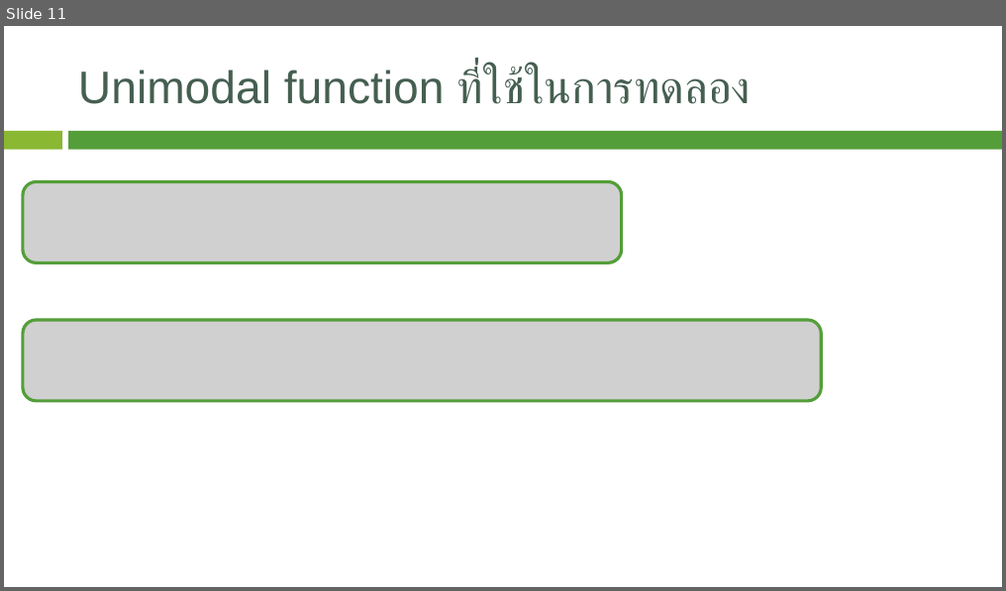
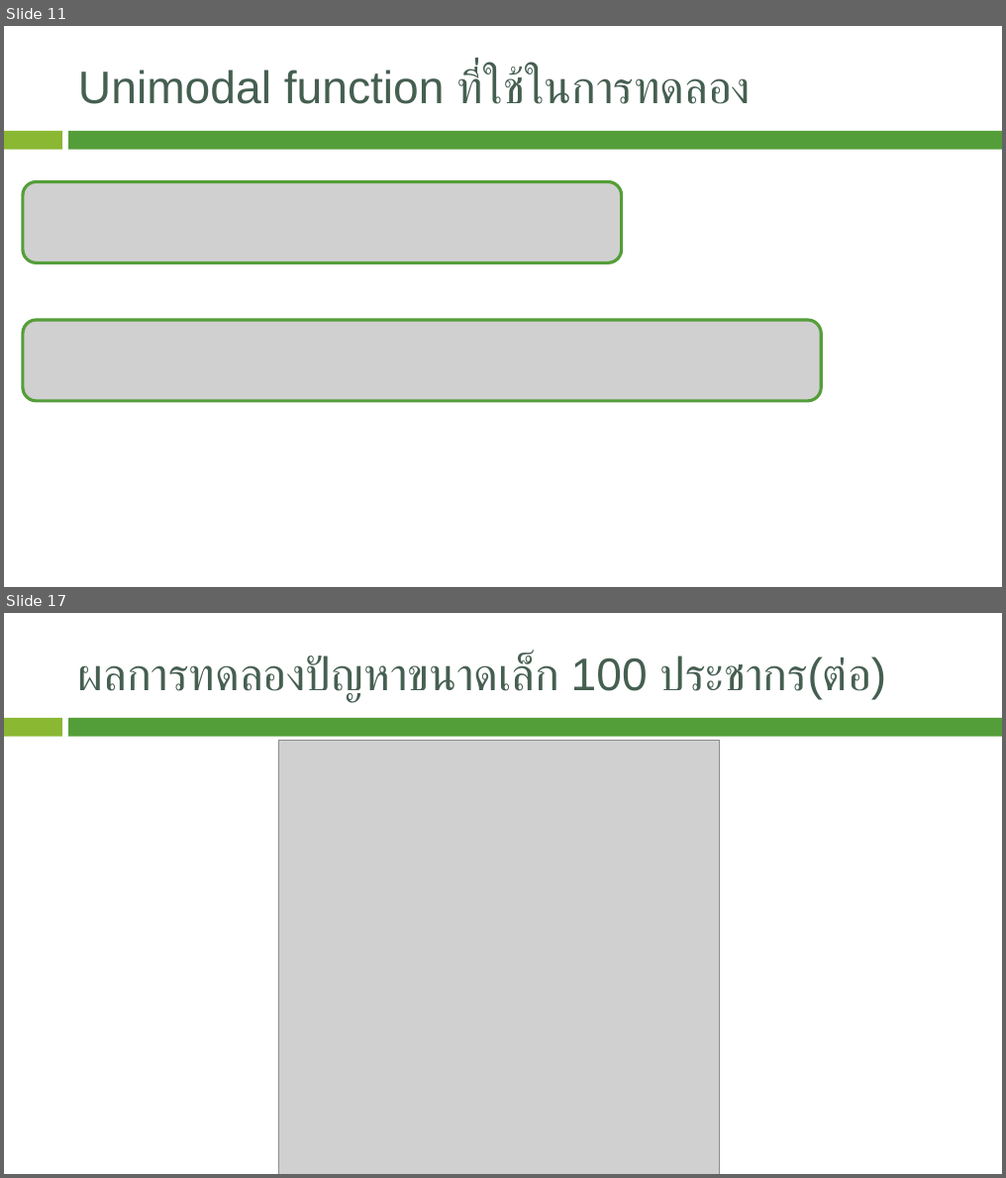
Before and after one commit to JhonSPattan/Algorithm, a slide deck: Adptive_DSIDE.pptx. Shown one above the other, each under a label of ours: slide 11 before the commit, slides 11 and 17 after it; the slides between them are not shown. The pictures are 1006x591 and 1006x1178 pixels, drawn with LibreOffice and Linux fonts; fonts in the diff are those of the drawing; grey boxes stand for pictures; background and template pictures are left out. Boxes give left, top, right and bottom in pixels: in the first picture for what was removed or moved away, otherwise in the second. Text is boxed around its words. In the diff, an @@ line names an element or a change of style, - is before the commit and + after.

```diff
--- a/Adptive_DSIDE.pptx
+++ b/Adptive_DSIDE.pptx
@@ slide 17 added at <box>4,613,1002,1174</box>, background #FFFFFF; not listed: 2 template elements that a slide beside it also shows @@
@@ title added at <box>78,655,887,703</box>, 44 pt, text #455F51 @@
+ผลการทดลองปัญหาขนาดเล็ก 100 ประชากร(ต่อ)
@@ picture added at <box>279,741,720,1174</box> @@
```
Also in this commit, not shown: 5 slides changed, 4 other slides added, 1 slide removed.
